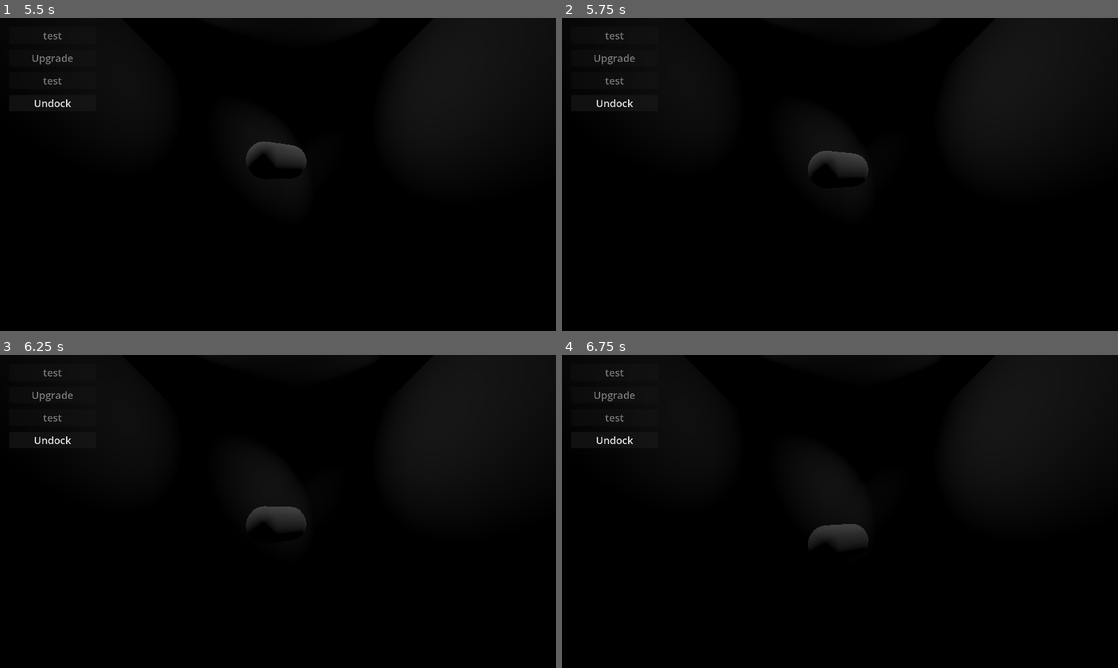
Above: before the commit, frames 1-4 (two rows, left to right).
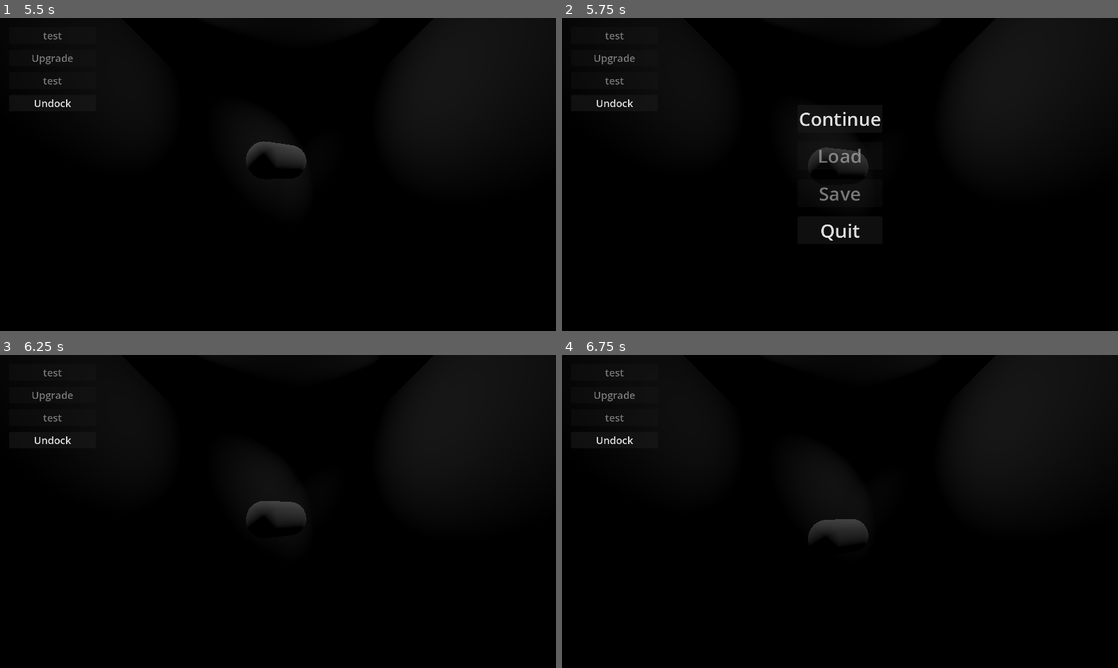
Above: after the commit, the same moments.

Repository: NoFunAllWorkGames/PSX-Strike
Game: Godot game, scene res://scenes/Main_Menu.tscn
Same seed, same stepped clock (60 frames per second), same inputs: the game is played once before the commit and once after it. A sky picture missing from this copy of the repository is replaced by a grey-blue gradient.
Inputs (mouse positions are in pixels of both pictures, inside the frame that each line leads up to):
- Up to frame 1 (5.5 s): click "Start" at 0.5 s; tap Enter at 1.25 s; move the mouse to (305, 174) at 1.27 s; hold W (ship_forward) 1.28-2 s; hold G (interact) 1.28-2 s; click "Undock" at 2 s; move the mouse to (250, 174) at 2.77 s; hold W (ship_forward) 2.78-3.53 s; tap G (interact) at 2.85, 3.8, 4.35 s; move the mouse to (333, 105) at 3.52 s; hold D (ship_strafe_right) 3.53-4.28 s; hold Space (ship_ascend) 3.53-4.28 s; click (333, 105) at 3.67 s; move the mouse to (250, 237) at 4.27 s; hold W (ship_forward) 4.28-5.03 s; click (250, 237) at 4.42 s; move the mouse to (444, 221) at 5.02 s; hold A (ship_strafe_left) from 5.03 s (still down); hold G (interact) from 5.03 s (still down); click (444, 221) at 5.17 s
- Up to frame 2 (5.75 s): keep holding A (ship_strafe_left); keep holding G (interact); tap Escape at 5.65 s
- Up to frame 3 (6.25 s): release A (ship_strafe_left) at 5.75 s; release G (interact) at 5.75 s; click (278, 455) at 5.75 s, where only the run after the commit has a clickable "Continue"
- Up to frame 4 (6.75 s): move the mouse to (673, 464) at 6.52 s; hold A (ship_strafe_left) from 6.53 s (still down); tap Space (ship_ascend) at 6.6 s; click (673, 464) at 6.67 s

Frame 1 is identical in both runs. In frame 2, 0.7% of the frame differs, in the area x 42-58%, y 30-72%; in frame 3, 0.2%; in frame 4, 0.2%.

Commit message:
Add a GameState FSM and  depend centralized input handling on it

Diff:
--- a/singletons/game_manager.gd
+++ b/singletons/game_manager.gd
@@ -1,14 +1,78 @@
 extends Node
+
+const PAUSE_MENU_SCENE := preload("res://scenes/Pause_Menu.tscn")
 
 var PlayerShip: CharacterBody3D
 var previous_scene_path: String = ""
 
+var game_state: Enums.GameState = Enums.GameState.MAIN_MENU
+
+var _state_before_pause: Enums.GameState = Enums.GameState.MAIN_MENU
+var _pause_menu_instance: Node
+
+
+func _ready() -> void:
+	process_mode = Node.PROCESS_MODE_ALWAYS
+	call_deferred("_sync_state_from_current_scene")
+
+
+func _sync_state_from_current_scene() -> void:
+	var scene := get_tree().current_scene
+	if scene == null:
+		return
+	_apply_state_from_scene_path(scene.scene_file_path)
+
+
+func _apply_state_from_scene_path(path: String) -> void:
+	match path:
+		"res://scenes/Main_Menu.tscn":
+			game_state = Enums.GameState.MAIN_MENU
+		"res://scenes/Space.tscn":
+			game_state = Enums.GameState.SPACE
+		"res://scenes/Station.tscn":
+			game_state = Enums.GameState.STATION
+		_:
+			pass
+
+
 func transition_to(target_path: String) -> void:
-	# Store the path of the scene currently being exited
 	var current_scene = get_tree().current_scene
 	previous_scene_path = current_scene.scene_file_path
-	# Logging
 	print("Changing scene from: " + previous_scene_path)
 	print("Changing scene to: " + target_path)
-	# Do the scene change
 	var error = get_tree().change_scene_to_file(target_path)
+	_apply_state_from_scene_path(target_path)
+
+
+func open_pause_overlay() -> void:
+	if game_state == Enums.GameState.PAUSED:
+		return
+	if game_state == Enums.GameState.MAIN_MENU:
+		return
+	_state_before_pause = game_state
+	game_state = Enums.GameState.PAUSED
+	_pause_menu_instance = PAUSE_MENU_SCENE.instantiate()
+	get_tree().root.add_child(_pause_menu_instance)
+	get_tree().paused = true
+	InputManager.release_mouse()
+
+
+func close_pause_overlay() -> void:
+	if game_state != Enums.GameState.PAUSED:
+		return
+	game_state = _state_before_pause
+	if is_instance_valid(_pause_menu_instance):
+		_pause_menu_instance.queue_free()
+		_pause_menu_instance = null
+	get_tree().paused = false
+	match game_state:
+		Enums.GameState.SPACE:
+			InputManager.capture_mouse()
+		Enums.GameState.STATION:
+			InputManager.release_mouse()
+		_:
+			pass
+
+
+func quit_game() -> void:
+	get_tree().quit()
--- a/singletons/input_manager.gd
+++ b/singletons/input_manager.gd
@@ -3,11 +3,14 @@
 signal interact_pressed
 signal mouse_look_relative(relative: Vector2)
 
-const _DOUBLE_ESC_MS: int = 400
-
 var enable_freelook_click_capture: bool = false
 
+const _DOUBLE_ESC_MS: int = 400
 var _last_escape_ms: int = 0
+
+
+func _ready() -> void:
+	process_mode = Node.PROCESS_MODE_ALWAYS
 
 
 func _input(event: InputEvent) -> void:
@@ -17,21 +20,48 @@
 		return
 	if event.keycode != KEY_ESCAPE:
 		return
+
 	var now := Time.get_ticks_msec()
 	if now - _last_escape_ms <= _DOUBLE_ESC_MS:
-		get_tree().quit()
+		GameManager.quit_game()
 	_last_escape_ms = now
+
+	match GameManager.game_state:
+		Enums.GameState.SPACE, Enums.GameState.STATION:
+			GameManager.open_pause_overlay()
+		Enums.GameState.PAUSED:
+			GameManager.close_pause_overlay()
+		Enums.GameState.MAIN_MENU:
+			pass
+
+	get_viewport().set_input_as_handled()
 
 
 func _unhandled_input(event: InputEvent) -> void:
+	if GameManager.game_state == Enums.GameState.PAUSED:
+		return
+
+	match GameManager.game_state:
+		Enums.GameState.SPACE:
+			_handle_space_unhandled(event)
+		Enums.GameState.STATION:
+			_handle_station_unhandled(event)
+		Enums.GameState.MAIN_MENU:
+			pass
+
+
+func _handle_space_unhandled(event: InputEvent) -> void:
 	if event is InputEventKey and event.is_action_pressed("interact"):
 		interact_pressed.emit()
 	elif event is InputEventMouseMotion and Input.get_mouse_mode() == Input.MOUSE_MODE_CAPTURED:
 		mouse_look_relative.emit(event.relative)
 	elif enable_freelook_click_capture and event is InputEventMouseButton and event.pressed:
 		capture_mouse()
-	elif event is InputEventKey and event.pressed and event.keycode == KEY_ESCAPE:
-		release_mouse()
+
+
+func _handle_station_unhandled(event: InputEvent) -> void:
+	if event is InputEventKey and event.is_action_pressed("interact"):
+		interact_pressed.emit()
 
 
 func capture_mouse() -> void:
--- a/src/globals/enums.gd
+++ b/src/globals/enums.gd
@@ -1,5 +1,4 @@
 ## Shared enumerations used across all game systems.
 class_name Enums
 
-# TODO: Remove. Just here as an example
-enum TransitionType { NONE, FADE, WIPE_LEFT, WIPE_RIGHT }
+enum GameState { MAIN_MENU, SPACE, STATION, PAUSED }
--- a/src/ui/main_menu.gd
+++ b/src/ui/main_menu.gd
@@ -15,4 +15,4 @@
 	GameManager.transition_to(start_scene.resource_path)
 
 func _on_quit_pressed() -> void:
-	get_tree().quit()
+	GameManager.quit_game()
